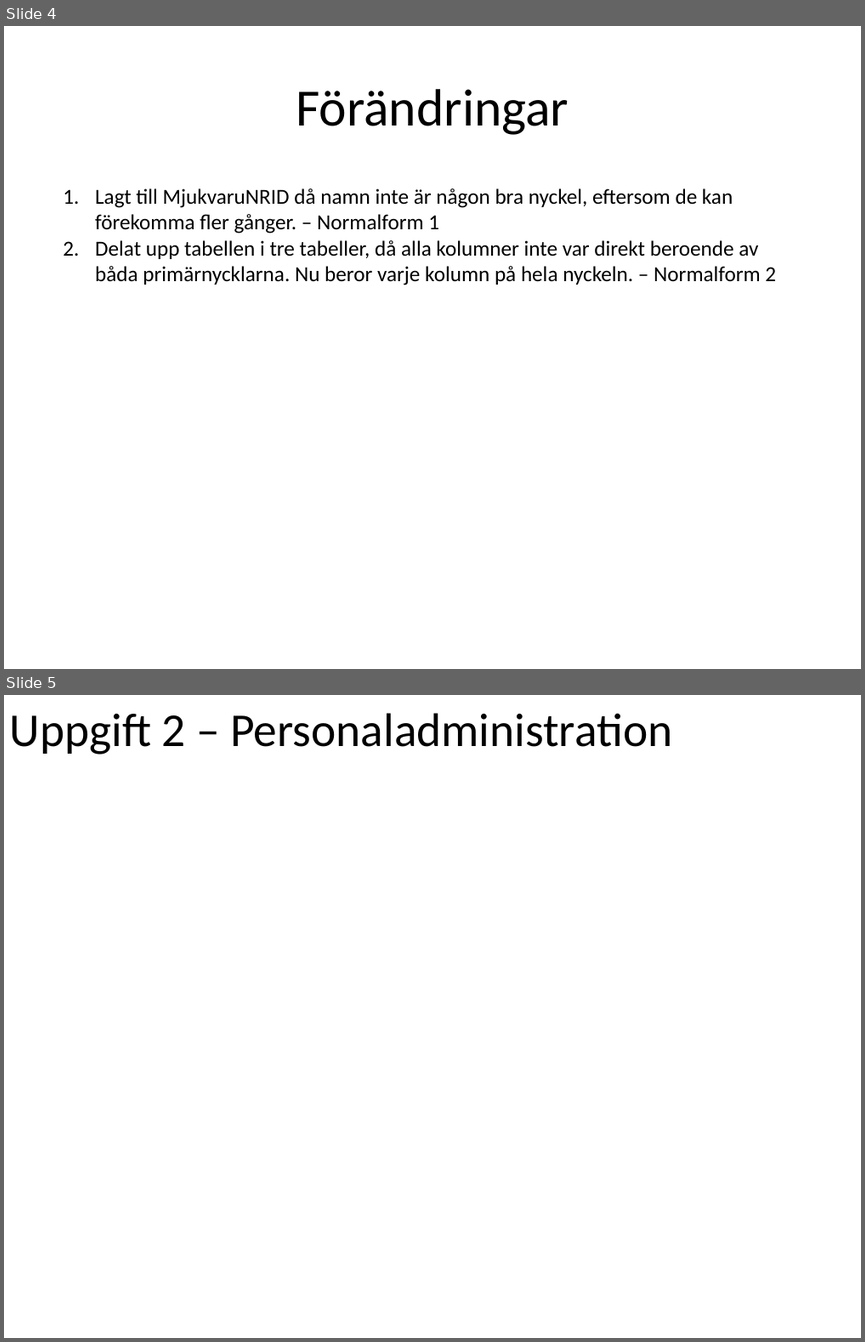
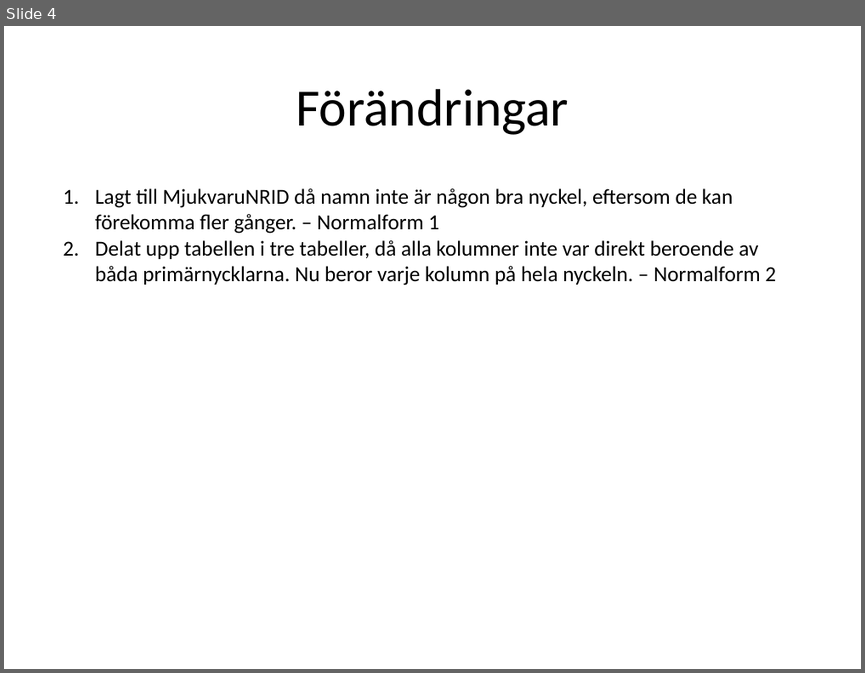
Before and after one commit to ed222an/Databasteknik, a slide deck: Labb 2/Laboration2.pptx. Shown one above the other, each under a label of ours: slides 4 and 5 before the commit, slide 4 after it. The pictures are 865x1342 and 865x673 pixels, drawn with LibreOffice and Linux fonts; fonts in the diff are those of the drawing. Boxes give left, top, right and bottom in pixels: in the first picture for what was removed or moved away, otherwise in the second. Text is boxed around its words. In the diff, an @@ line names an element or a change of style, - is before the commit and + after.

```diff
--- a/Labb 2/Laboration2.pptx
+++ b/Labb 2/Laboration2.pptx
@@ slide 5 removed at [4, 695, 861, 1338], background #FFFFFF @@
@@ title removed at [10, 713, 672, 755] @@
-Uppgift 2 – Personaladministration
```
Also in this commit, not shown: 5 slides added, 1 other file.
